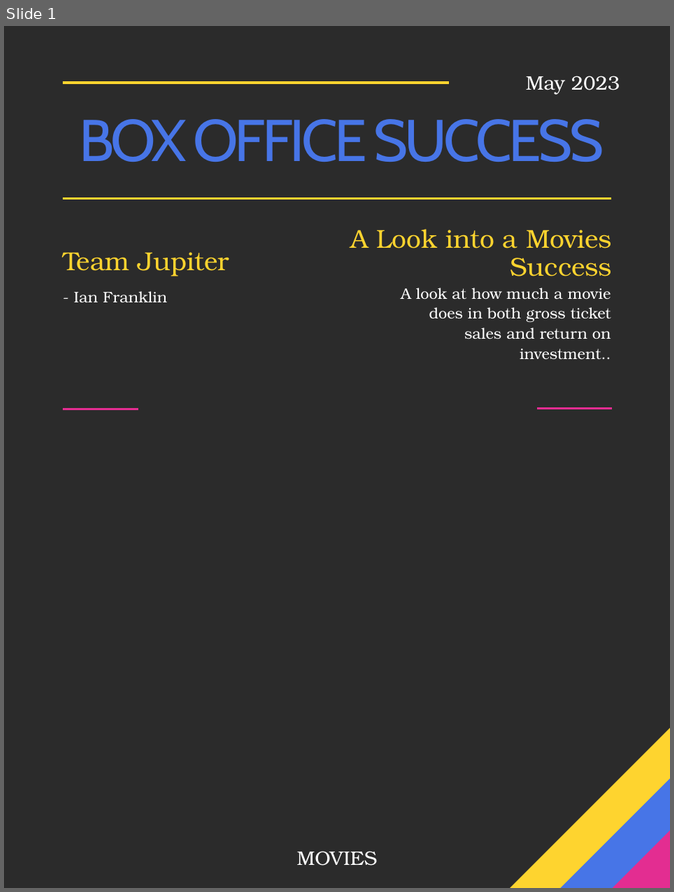
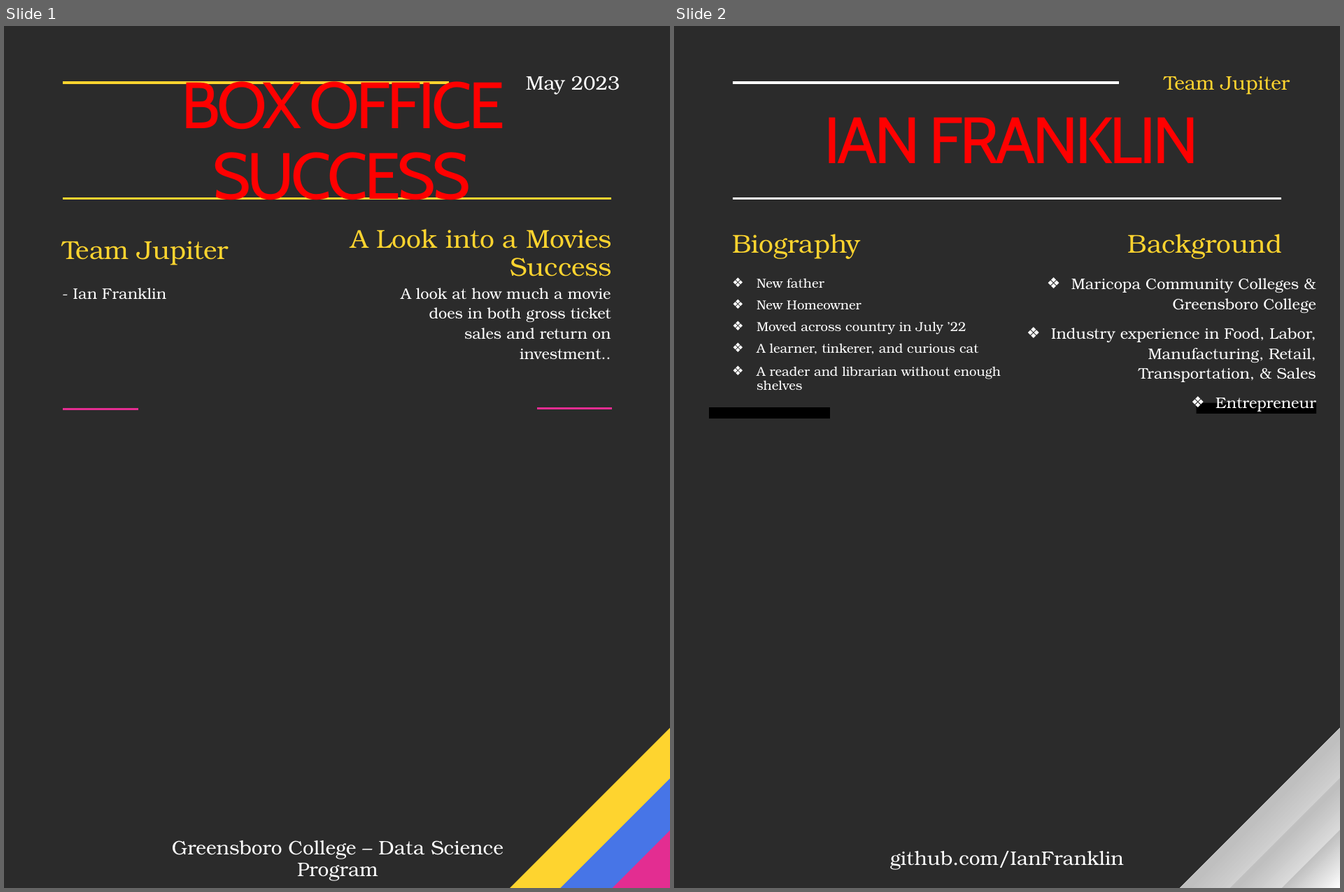
Before and after one commit to IanFranklin/Final_Project_Team_Jupiter, a slide deck: Media/Box Office Success.pptx. Shown side by side, each under a label of ours: slide 1 before the commit, slides 1 and 2 after it. The pictures are 674x892 and 1344x892 pixels, drawn with LibreOffice and Linux fonts; fonts in the diff are those of the drawing; background and template pictures are left out; a plain dark background stands for a picture behind light text. Boxes give left, top, right and bottom in pixels: in the first picture for what was removed or moved away, otherwise in the second. Text is boxed around its words. In the diff, an @@ line names an element or a change of style, - is before the commit and + after.

```diff
--- a/Media/Box Office Success.pptx
+++ b/Media/Box Office Success.pptx
@@ slide 2 added at <box>674,26,1340,888</box>, background picture (left out); not listed: 5 template elements that a slide beside it also shows @@
@@ line added from (1119, 83) to (733, 83), #FFFFFF 2.25 pt @@
@@ text added at <box>1164,76,1290,95</box>, 18 pt, text #FED42F @@
+Team Jupiter
@@ title added at <box>824,117,1199,163</box>, 60 pt, text #FF0000 @@
+IAN FRANKLIN
@@ line added from (1282, 198) to (733, 198), #FFFFFF 2.25 pt @@
@@ text added at <box>732,234,861,259</box>, 23.8 pt, text #FED42F @@
+Biography
@@ text added at <box>1128,234,1282,259</box>, 23.8 pt, text #FED42F @@
+Background
@@ text added at <box>757,278,1001,390</box>, 11.9 pt, text #FFFFFF @@
+❖ New father
+❖ New Homeowner
+❖ Moved across country in July ’22
+❖ A learner, tinkerer, and curious cat
+❖ A reader and librarian without enough shelves
@@ text added at <box>1051,278,1317,412</box>, 14 pt, text #FFFFFF @@
+❖ Maricopa Community Colleges & Greensboro College
+❖ Industry experience in Food, Labor, Manufacturing, Retail, Transportation, & Sales
+❖ Entrepreneur
@@ rectangle added at <box>1197,403,1317,414</box>, fill #000000 @@
@@ rectangle added at <box>709,408,829,419</box>, fill #000000, outline #000000 1 pt @@
@@ right triangle added at <box>1181,729,1340,888</box>, fill gradient #FFFFFF to #BFBFBF @@
@@ right triangle added at <box>1230,777,1340,888</box>, fill gradient #FFFFFF to #BFBFBF @@
@@ right triangle added at <box>1283,829,1340,888</box>, fill gradient #FFFFFF to #BFBFBF @@
@@ text added at <box>890,851,1124,870</box>, 18 pt, text #FFFFFF @@
+github.com/IanFranklin
@@ slide 1 changed as well @@
@@ title "BOX OFFICE SUCCESS" at <box>182,81,505,200</box>: size 54 to 60 pt, text colour #4775E7 to #FF0000 @@
@@ text "Team Jupiter": place and size @@
-text "Team Jupiter" at <box>63,252,229,277</box>
+text "Team Jupiter" at <box>62,241,229,265</box>
@@ text "- Ian Franklin": place and size @@
-text "- Ian Franklin" at <box>74,291,167,302</box>
+text "- Ian Franklin" at <box>73,288,166,299</box>
@@ text at <box>172,841,504,881</box>: text changed @@
-MOVIES
+Greensboro College – Data Science Program
```
Also in this commit, not shown: 3 other slides changed, 9 other slides added, 4 slides removed, 10 other files.
